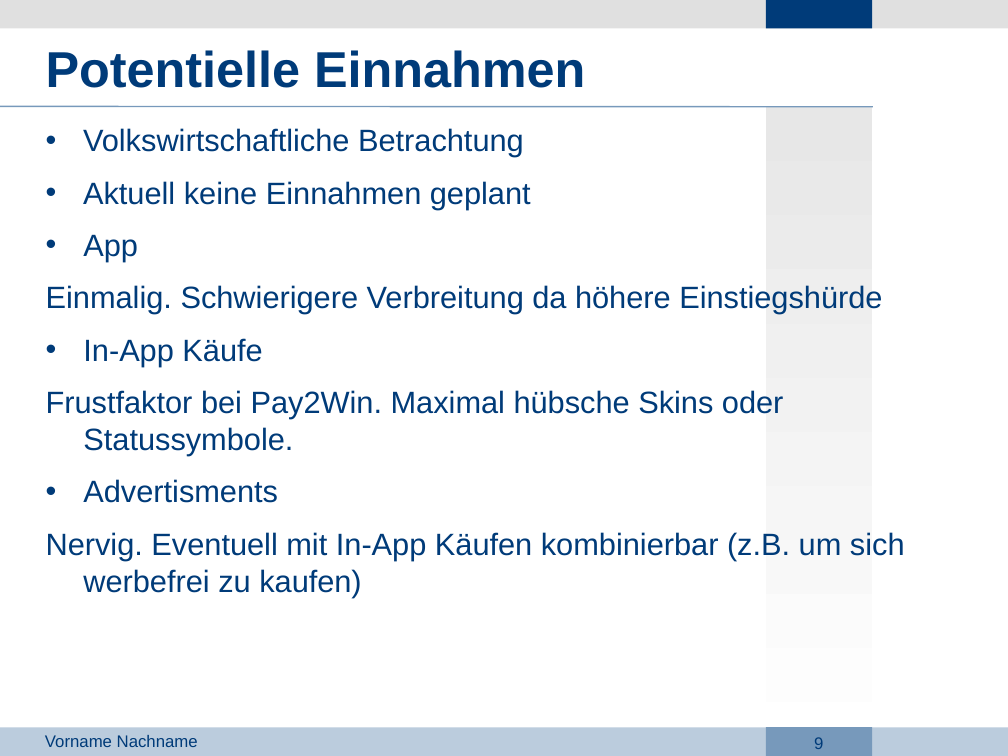
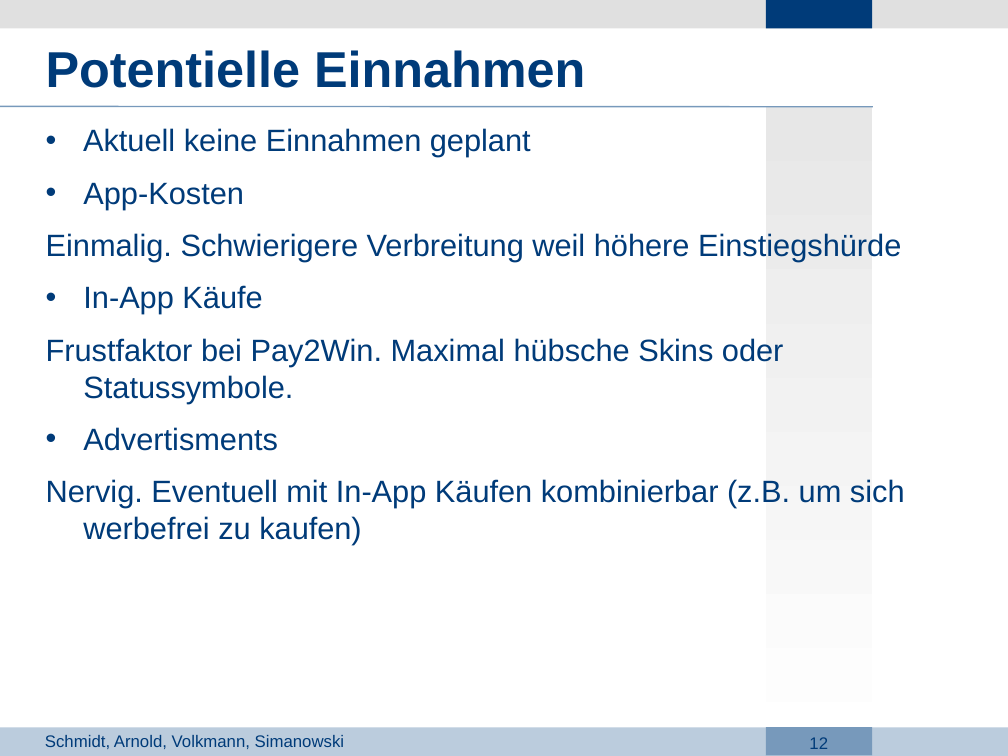
Before and after one commit to Lopt/ascendancy, a slide deck: slide 12 of docs/Projektdefinition/AI_PPT-Vorlage.odp (slide 9 before the commit). Drawn at 1008x756 pixels with LibreOffice and Linux fonts; fonts in the diff are those of the drawing; background and template pictures are left out. Boxes give left, top, right and bottom in pixels: in the first picture for what was removed or moved away, otherwise in the second. Text is boxed around its words. In the diff, an @@ line names an element or a change of style, - is before the commit and + after.

```diff
--- a/docs/Projektdefinition/AI_PPT-Vorlage.odp
+++ b/docs/Projektdefinition/AI_PPT-Vorlage.odp
@@ text at [83,128,524,157]: paragraph removed @@
-• Volkswirtschaftliche Betrachtung
@@ text at [46,182,901,262]: text changed @@
-• App
-Einmalig. Schwierigere Verbreitung da höhere Einstiegshürde
+• App-Kosten
+Einmalig. Schwierigere Verbreitung weil höhere Einstiegshürde
@@ text at [45,735,344,749]: text changed @@
-Vorname Nachname
+Schmidt, Arnold, Volkmann, Simanowski
@@ page number at [809,737,828,749]: text changed @@
-9
+12
```
Also in this commit, not shown: 7 other slides changed, 5 slides added, 3 slides removed, 2 other files.
